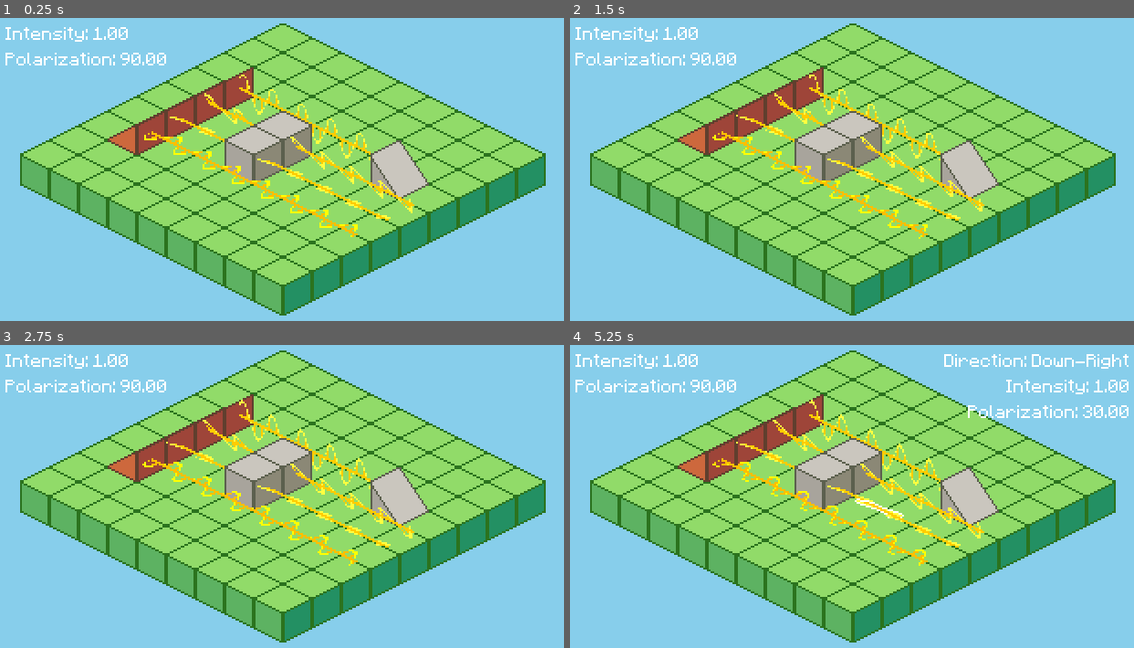
Above: before the commit, frames 1-4 (two rows, left to right).
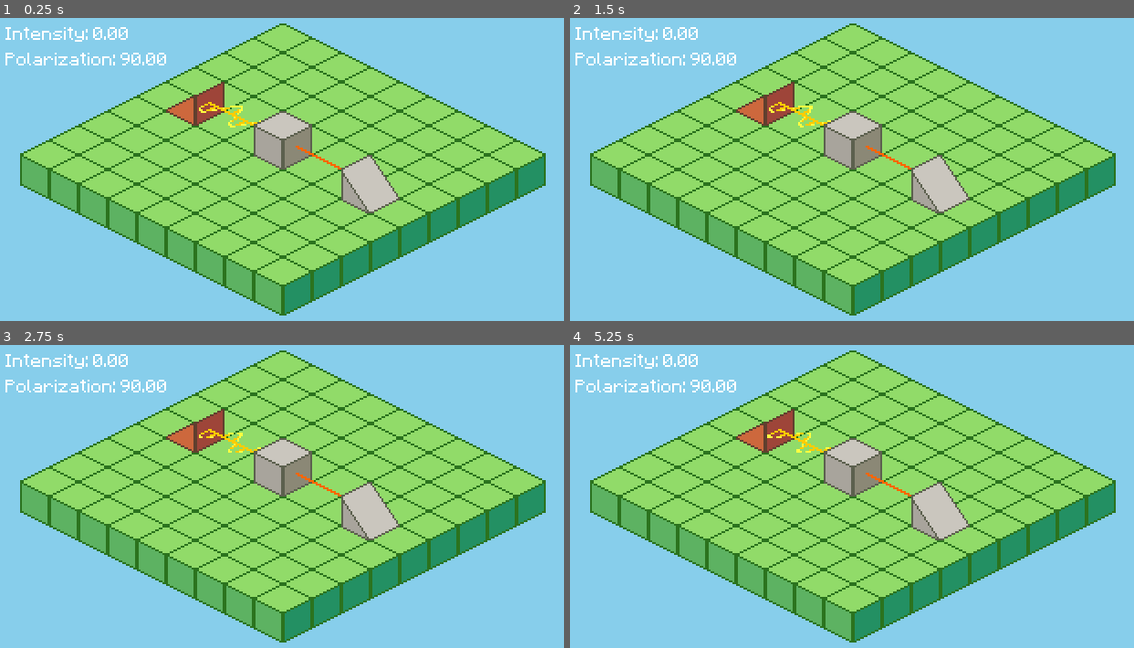
Above: after the commit, the same moments.

Repository: joshmoritty/polarization-puzzle
Game: Godot game, scene res://scenes/game.tscn
Two runs of this game, one before a commit and one after it. Both use one fixed random seed, a clock stepped at 60 frames per second and the inputs below.
Inputs (mouse positions are in pixels of both pictures, inside the frame that each line leads up to):
- Up to frame 1 (0.25 s): no input
- Up to frame 2 (1.5 s): move the mouse to (981, 157) at 0.52 s; click (981, 157) at 0.67 s; drag from (733, 190) to (767, 96) at 1.27 s
- Up to frame 3 (2.75 s): move the mouse to (344, 426) at 2.02 s; click (344, 426) at 2.17 s
- Up to frame 4 (5.25 s): drag from (823, 566) to (823, 481) at 2.77 s; move the mouse to (1026, 548) at 3.52 s; click (1026, 548) at 3.67 s; drag from (677, 451) to (970, 496) at 4.27 s; move the mouse to (880, 499) at 5.02 s; click (880, 499) at 5.17 s

The runs differ from the first frame. In frame 1, 7.4% of the frame differs, in the area x 16-77%, y 3-73%; in frame 2, 7.4%; in frame 3, 7.4%; in frame 4, 8.7%, in the area x 16-100%, y 3-73%.

Commit message:
fix: beam sprite instance parameters not updating

Diff:
--- /dev/null
+++ b/assets/shaders/sine.tres
@@ -0,0 +1,11 @@
+[gd_resource type="ShaderMaterial" load_steps=2 format=3 uid="uid://na807rdmihep"]
+
+[ext_resource type="Shader" uid="uid://q3q37ots3iul" path="res://assets/sine.gdshader" id="1_5y7c5"]
+
+[resource]
+render_priority = 0
+shader = ExtResource("1_5y7c5")
+shader_parameter/wavelength = 0.443
+shader_parameter/speed = 10.0
+shader_parameter/pixel_thickness = 0.5
+shader_parameter/connector_n = 4
--- a/scenes/game.tscn
+++ b/scenes/game.tscn
@@ -1,9 +1,10 @@
-[gd_scene load_steps=69 format=4 uid="uid://c2bso81u5xov"]
+[gd_scene load_steps=44 format=4 uid="uid://c2bso81u5xov"]
 
 [ext_resource type="Script" uid="uid://buo0k0a1ucb80" path="res://scripts/controller.gd" id="1_lbhrr"]
-[ext_resource type="Shader" uid="uid://q3q37ots3iul" path="res://assets/sine.gdshader" id="2_iywne"]
 [ext_resource type="FontFile" uid="uid://b7majbdgh2of0" path="res://assets/fonts/Minecraftia-Regular.ttf" id="2_kvpfn"]
+[ext_resource type="Material" uid="uid://na807rdmihep" path="res://assets/shaders/sine.tres" id="3_dinhu"]
 [ext_resource type="Texture2D" uid="uid://yuoce8fhr0w0" path="res://assets/isometric-sandbox-sheet.png" id="3_p57ef"]
+[ext_resource type="Shader" uid="uid://gsi3gl42edff" path="res://assets/shaders/sine.gdshader" id="4_dinhu"]
 [ext_resource type="Script" uid="uid://chhdq05d72ddm" path="res://scripts/source.gd" id="4_u5sy4"]
 [ext_resource type="Script" uid="uid://nsybol5vh4m7" path="res://scripts/filter.gd" id="5_iywne"]
 [ext_resource type="Script" uid="uid://4kueu8k0s2jv" path="res://scripts/sensor.gd" id="6_p57ef"]
@@ -35,429 +36,112 @@
 Label/fonts/font = ExtResource("2_kvpfn")
 Panel/styles/panel = SubResource("StyleBoxFlat_kvpfn")
 
-[sub_resource type="ShaderMaterial" id="ShaderMaterial_iywne"]
+[sub_resource type="PlaneMesh" id="PlaneMesh_p57ef"]
+material = ExtResource("3_dinhu")
+size = Vector2(0.443, 0.443)
+
+[sub_resource type="PlaneMesh" id="PlaneMesh_0tnpc"]
+material = ExtResource("3_dinhu")
+size = Vector2(0.443, 0.443)
+
+[sub_resource type="ShaderMaterial" id="ShaderMaterial_p57ef"]
 render_priority = 0
-shader = ExtResource("2_iywne")
+shader = ExtResource("4_dinhu")
 shader_parameter/wavelength = 0.443
 shader_parameter/speed = 10.0
 shader_parameter/pixel_thickness = 0.5
 shader_parameter/connector_n = 4
 
-[sub_resource type="PlaneMesh" id="PlaneMesh_p57ef"]
-material = SubResource("ShaderMaterial_iywne")
-size = Vector2(0.443, 0.443)
-
-[sub_resource type="ShaderMaterial" id="ShaderMaterial_u5sy4"]
-render_priority = 0
-shader = ExtResource("2_iywne")
-shader_parameter/wavelength = 0.443
-shader_parameter/speed = 10.0
-shader_parameter/pixel_thickness = 0.5
-shader_parameter/connector_n = 4
-
-[sub_resource type="PlaneMesh" id="PlaneMesh_0tnpc"]
-material = SubResource("ShaderMaterial_u5sy4")
-size = Vector2(0.443, 0.443)
-
-[sub_resource type="Shader" id="Shader_iywne"]
-code = "shader_type spatial;
-render_mode blend_mix, cull_disabled, unshaded;
-
-uniform float wavelength = 0.443;     // world units per cycle (mesh-relative)
-uniform float amplitude = 0.3;     // wave height (in UV units vertically)
-uniform float speed = 10.0;          // animation speed
-
-uniform vec4 wave_color      : source_color = vec4(1.0, 1.0, 0.0, 1.0); // sine wave
-uniform vec4 connector_color : source_color = vec4(1.0, 0.75, 0.0, 1.0); // vertical connectors
-uniform vec4 axis_color      : source_color = vec4(1.0, 0.75, 0.0, 1.0); // horizontal axis
-
-uniform float pixel_thickness = 0.5; // thickness in screen pixels
-uniform int connector_n = 4;         // number of connectors per wavelength
-
-varying vec3 vertex_local;
-
-void vertex() {
-    vertex_local = VERTEX;
-}
-
-void fragment() {
-    // --- Sine wave ---
-    float wave = 0.5 + amplitude * sin((vertex_local.x / wavelength) * 2.0 * PI + TIME * speed);
-
-    float dist_curve = abs(UV.y - wave);
-    float pixel_size_y = fwidth(UV.y);
-    float uv_thickness = pixel_thickness * pixel_size_y;
-    float mask_curve = 1.0 - step(uv_thickness, dist_curve);
-
-    // --- Vertical connector lines ---
-    float interval = wavelength / float(connector_n);
-    float mod_x = abs(mod(vertex_local.x, interval));
-    float dist_interval = min(mod_x, interval - mod_x);
-    float pixel_size_x = fwidth(vertex_local.x);
-    float x_thickness = pixel_thickness * pixel_size_x;
-    float mask_xline = 1.0 - step(x_thickness, dist_interval);
-
-    // Clamp vertically between axis and wave
-    float y_min = min(0.5, wave);
-    float y_max = max(0.5, wave);
-    float in_band = step(y_min, UV.y) * step(UV.y, y_max);
-    float mask_connectors = mask_xline * in_band;
-
-    // --- Horizontal axis line at y = 0.5 ---
-    float dist_axis = abs(UV.y - 0.5);
-    float mask_axis = 1.0 - step(uv_thickness, dist_axis);
-
-    // --- Layering with priority: axis > wave > connector ---
-    vec4 col = connector_color;
-    col = mix(col, wave_color, mask_curve); // wave overrides connectors
-    col = mix(col, axis_color, mask_axis);  // axis overrides wave
-
-    float alpha = clamp(mask_connectors + mask_curve + mask_axis, 0.0, 1.0);
-
-    ALBEDO = col.rgb;
-    ALPHA = alpha;
-}
-"
-
-[sub_resource type="ShaderMaterial" id="ShaderMaterial_p57ef"]
-render_priority = 0
-shader = SubResource("Shader_iywne")
-shader_parameter/wavelength = 0.443
-shader_parameter/amplitude = 0.3
-shader_parameter/speed = 10.0
-shader_parameter/wave_color = Color(1, 1, 0, 1)
-shader_parameter/connector_color = Color(1, 0.75, 0, 1)
-shader_parameter/axis_color = Color(1, 0.75, 0, 1)
-shader_parameter/pixel_thickness = 0.5
-shader_parameter/connector_n = 4
-
 [sub_resource type="PlaneMesh" id="PlaneMesh_u5sy4"]
 material = SubResource("ShaderMaterial_p57ef")
 size = Vector2(0.443, 0.443)
 
-[sub_resource type="Shader" id="Shader_lbhrr"]
-code = "shader_type spatial;
-render_mode blend_mix, cull_disabled, unshaded;
-
-uniform float wavelength = 0.443;     // world units per cycle (mesh-relative)
-instance uniform float amplitude = 0.3;        // wave height (in UV units vertically)
-uniform float speed = 10.0;           // animation speed
-
-instance uniform vec4 wave_color      : source_color = vec4(1.0, 1.0, 0.0, 1.0); // sine wave
-instance uniform vec4 connector_color : source_color = vec4(1.0, 0.75, 0.0, 1.0); // vertical connectors
-instance uniform vec4 axis_color      : source_color = vec4(1.0, 0.75, 0.0, 1.0); // horizontal axis
-
-uniform float pixel_thickness = 0.5; // thickness in screen pixels
-uniform int connector_n = 4;         // number of connectors per wavelength
-
-varying vec3 vertex_local;
-
-void vertex() {
-    vertex_local = VERTEX;
-}
-
-void fragment() {
-    // --- Sine wave ---
-    float wave = 0.5 + amplitude * sin((vertex_local.x / wavelength) * 2.0 * PI + TIME * speed);
-
-    float dist_curve = abs(UV.y - wave);
-    float pixel_size_y = fwidth(UV.y);
-    float uv_thickness = pixel_thickness * pixel_size_y;
-    float mask_curve = 1.0 - step(uv_thickness, dist_curve);
-
-    // --- Vertical connector lines ---
-    float interval = wavelength / float(connector_n);
-    float mod_x = abs(mod(vertex_local.x, interval));
-    float dist_interval = min(mod_x, interval - mod_x);
-    float pixel_size_x = fwidth(vertex_local.x);
-    float x_thickness = pixel_thickness * pixel_size_x;
-    float mask_xline = 1.0 - step(x_thickness, dist_interval);
-
-    float y_min = min(0.5, wave);
-    float y_max = max(0.5, wave);
-    float in_band = step(y_min, UV.y) * step(UV.y, y_max);
-    float mask_connectors = mask_xline * in_band;
-
-    // --- Horizontal axis line at y = 0.5 ---
-    float dist_axis = abs(UV.y - 0.5);
-    float mask_axis = 1.0 - step(uv_thickness, dist_axis);
-
-    // --- Base color: connector layer ---
-    vec4 col = connector_color * mask_connectors;
-
-    // wave overrides connectors
-    col = mix(col, wave_color, mask_curve);
-
-    // axis overrides wave
-    col = mix(col, axis_color, mask_axis);
-
-    ALBEDO = col.rgb;
-    ALPHA  = col.a;
-}
-"
-
-[sub_resource type="ShaderMaterial" id="ShaderMaterial_0tnpc"]
-render_priority = 0
-shader = SubResource("Shader_lbhrr")
-shader_parameter/wavelength = 0.443
-shader_parameter/speed = 10.0
-shader_parameter/pixel_thickness = 0.5
-shader_parameter/connector_n = 4
-
 [sub_resource type="PlaneMesh" id="PlaneMesh_vtaks"]
-material = SubResource("ShaderMaterial_0tnpc")
-size = Vector2(0.443, 0.443)
-
-[sub_resource type="ShaderMaterial" id="ShaderMaterial_kvpfn"]
-render_priority = 0
-shader = SubResource("Shader_lbhrr")
-shader_parameter/wavelength = 0.443
-shader_parameter/speed = 10.0
-shader_parameter/pixel_thickness = 0.5
-shader_parameter/connector_n = 4
+material = ExtResource("3_dinhu")
+size = Vector2(0.443, 0.443)
 
 [sub_resource type="PlaneMesh" id="PlaneMesh_dinhu"]
-material = SubResource("ShaderMaterial_kvpfn")
-size = Vector2(0.443, 0.443)
-
-[sub_resource type="ShaderMaterial" id="ShaderMaterial_kvuet"]
-render_priority = 0
-shader = SubResource("Shader_lbhrr")
-shader_parameter/wavelength = 0.443
-shader_parameter/speed = 10.0
-shader_parameter/pixel_thickness = 0.5
-shader_parameter/connector_n = 4
+material = ExtResource("3_dinhu")
+size = Vector2(0.443, 0.443)
 
 [sub_resource type="PlaneMesh" id="PlaneMesh_trtic"]
-material = SubResource("ShaderMaterial_kvuet")
-size = Vector2(0.443, 0.443)
-
-[sub_resource type="ShaderMaterial" id="ShaderMaterial_ir15t"]
-render_priority = 0
-shader = SubResource("Shader_lbhrr")
-shader_parameter/wavelength = 0.443
-shader_parameter/speed = 10.0
-shader_parameter/pixel_thickness = 0.5
-shader_parameter/connector_n = 4
+material = ExtResource("3_dinhu")
+size = Vector2(0.443, 0.443)
 
 [sub_resource type="PlaneMesh" id="PlaneMesh_ca42v"]
-material = SubResource("ShaderMaterial_ir15t")
-size = Vector2(0.443, 0.443)
-
-[sub_resource type="ShaderMaterial" id="ShaderMaterial_rysoc"]
-render_priority = 0
-shader = SubResource("Shader_lbhrr")
-shader_parameter/wavelength = 0.443
-shader_parameter/speed = 10.0
-shader_parameter/pixel_thickness = 0.5
-shader_parameter/connector_n = 4
+material = ExtResource("3_dinhu")
+size = Vector2(0.443, 0.443)
 
 [sub_resource type="PlaneMesh" id="PlaneMesh_ssvqc"]
-material = SubResource("ShaderMaterial_rysoc")
-size = Vector2(0.443, 0.443)
-
-[sub_resource type="ShaderMaterial" id="ShaderMaterial_264po"]
-render_priority = 0
-shader = SubResource("Shader_lbhrr")
-shader_parameter/wavelength = 0.443
-shader_parameter/speed = 10.0
-shader_parameter/pixel_thickness = 0.5
-shader_parameter/connector_n = 4
+material = ExtResource("3_dinhu")
+size = Vector2(0.443, 0.443)
 
 [sub_resource type="PlaneMesh" id="PlaneMesh_1kice"]
-material = SubResource("ShaderMaterial_264po")
-size = Vector2(0.443, 0.443)
-
-[sub_resource type="ShaderMaterial" id="ShaderMaterial_5newe"]
-render_priority = 0
-shader = SubResource("Shader_lbhrr")
-shader_parameter/wavelength = 0.443
-shader_parameter/speed = 10.0
-shader_parameter/pixel_thickness = 0.5
-shader_parameter/connector_n = 4
+material = ExtResource("3_dinhu")
+size = Vector2(0.443, 0.443)
 
 [sub_resource type="PlaneMesh" id="PlaneMesh_37s47"]
-material = SubResource("ShaderMaterial_5newe")
-size = Vector2(0.443, 0.443)
-
-[sub_resource type="ShaderMaterial" id="ShaderMaterial_bt5mj"]
-render_priority = 0
-shader = SubResource("Shader_lbhrr")
-shader_parameter/wavelength = 0.443
-shader_parameter/speed = 10.0
-shader_parameter/pixel_thickness = 0.5
-shader_parameter/connector_n = 4
+material = ExtResource("3_dinhu")
+size = Vector2(0.443, 0.443)
 
 [sub_resource type="PlaneMesh" id="PlaneMesh_e1j6l"]
-material = SubResource("ShaderMaterial_bt5mj")
-size = Vector2(0.443, 0.443)
-
-[sub_resource type="ShaderMaterial" id="ShaderMaterial_pl11u"]
-render_priority = 0
-shader = SubResource("Shader_lbhrr")
-shader_parameter/wavelength = 0.443
-shader_parameter/speed = 10.0
-shader_parameter/pixel_thickness = 0.5
-shader_parameter/connector_n = 4
+material = ExtResource("3_dinhu")
+size = Vector2(0.443, 0.443)
 
 [sub_resource type="PlaneMesh" id="PlaneMesh_bhx41"]
-material = SubResource("ShaderMaterial_pl11u")
-size = Vector2(0.443, 0.443)
-
-[sub_resource type="ShaderMaterial" id="ShaderMaterial_qnb83"]
-render_priority = 0
-shader = SubResource("Shader_lbhrr")
-shader_parameter/wavelength = 0.443
-shader_parameter/speed = 10.0
-shader_parameter/pixel_thickness = 0.5
-shader_parameter/connector_n = 4
+material = ExtResource("3_dinhu")
+size = Vector2(0.443, 0.443)
 
 [sub_resource type="PlaneMesh" id="PlaneMesh_sww3w"]
-material = SubResource("ShaderMaterial_qnb83")
-size = Vector2(0.443, 0.443)
-
-[sub_resource type="ShaderMaterial" id="ShaderMaterial_suyxu"]
-render_priority = 0
-shader = SubResource("Shader_lbhrr")
-shader_parameter/wavelength = 0.443
-shader_parameter/speed = 10.0
-shader_parameter/pixel_thickness = 0.5
-shader_parameter/connector_n = 4
+material = ExtResource("3_dinhu")
+size = Vector2(0.443, 0.443)
 
 [sub_resource type="PlaneMesh" id="PlaneMesh_sgl2t"]
-material = SubResource("ShaderMaterial_suyxu")
-size = Vector2(0.443, 0.443)
-
-[sub_resource type="ShaderMaterial" id="ShaderMaterial_qouja"]
-render_priority = 0
-shader = SubResource("Shader_lbhrr")
-shader_parameter/wavelength = 0.443
-shader_parameter/speed = 10.0
-shader_parameter/pixel_thickness = 0.5
-shader_parameter/connector_n = 4
+material = ExtResource("3_dinhu")
+size = Vector2(0.443, 0.443)
 
 [sub_resource type="PlaneMesh" id="PlaneMesh_wljb1"]
-material = SubResource("ShaderMaterial_qouja")
-size = Vector2(0.443, 0.443)
-
-[sub_resource type="ShaderMaterial" id="ShaderMaterial_v2yb1"]
-render_priority = 0
-shader = SubResource("Shader_lbhrr")
-shader_parameter/wavelength = 0.443
-shader_parameter/speed = 10.0
-shader_parameter/pixel_thickness = 0.5
-shader_parameter/connector_n = 4
+material = ExtResource("3_dinhu")
+size = Vector2(0.443, 0.443)
 
 [sub_resource type="PlaneMesh" id="PlaneMesh_js0lu"]
-material = SubResource("ShaderMaterial_v2yb1")
-size = Vector2(0.443, 0.443)
-
-[sub_resource type="ShaderMaterial" id="ShaderMaterial_gxtfn"]
-render_priority = 0
-shader = SubResource("Shader_lbhrr")
-shader_parameter/wavelength = 0.443
-shader_parameter/speed = 10.0
-shader_parameter/pixel_thickness = 0.5
-shader_parameter/connector_n = 4
+material = ExtResource("3_dinhu")
+size = Vector2(0.443, 0.443)
 
 [sub_resource type="PlaneMesh" id="PlaneMesh_twgab"]
-material = SubResource("ShaderMaterial_gxtfn")
-size = Vector2(0.443, 0.443)
-
-[sub_resource type="ShaderMaterial" id="ShaderMaterial_02fa5"]
-render_priority = 0
-shader = SubResource("Shader_lbhrr")
-shader_parameter/wavelength = 0.443
-shader_parameter/speed = 10.0
-shader_parameter/pixel_thickness = 0.5
-shader_parameter/connector_n = 4
+material = ExtResource("3_dinhu")
+size = Vector2(0.443, 0.443)
 
 [sub_resource type="PlaneMesh" id="PlaneMesh_nepv3"]
-material = SubResource("ShaderMaterial_02fa5")
-size = Vector2(0.443, 0.443)
-
-[sub_resource type="ShaderMaterial" id="ShaderMaterial_7025r"]
-render_priority = 0
-shader = SubResource("Shader_lbhrr")
-shader_parameter/wavelength = 0.443
-shader_parameter/speed = 10.0
-shader_parameter/pixel_thickness = 0.5
-shader_parameter/connector_n = 4
+material = ExtResource("3_dinhu")
+size = Vector2(0.443, 0.443)
 
 [sub_resource type="PlaneMesh" id="PlaneMesh_m4url"]
-material = SubResource("ShaderMaterial_7025r")
-size = Vector2(0.443, 0.443)
-
-[sub_resource type="ShaderMaterial" id="ShaderMaterial_8ool0"]
-render_priority = 0
-shader = SubResource("Shader_lbhrr")
-shader_parameter/wavelength = 0.443
-shader_parameter/speed = 10.0
-shader_parameter/pixel_thickness = 0.5
-shader_parameter/connector_n = 4
+material = ExtResource("3_dinhu")
+size = Vector2(0.443, 0.443)
 
 [sub_resource type="PlaneMesh" id="PlaneMesh_pr1ej"]
-material = SubResource("ShaderMaterial_8ool0")
-size = Vector2(0.443, 0.443)
-
-[sub_resource type="ShaderMaterial" id="ShaderMaterial_05nbr"]
-render_priority = 0
-shader = SubResource("Shader_lbhrr")
-shader_parameter/wavelength = 0.443
-shader_parameter/speed = 10.0
-shader_parameter/pixel_thickness = 0.5
-shader_parameter/connector_n = 4
+material = ExtResource("3_dinhu")
+size = Vector2(0.443, 0.443)
 
 [sub_resource type="PlaneMesh" id="PlaneMesh_0sl42"]
-material = SubResource("ShaderMaterial_05nbr")
-size = Vector2(0.443, 0.443)
-
-[sub_resource type="ShaderMaterial" id="ShaderMaterial_oaba0"]
-render_priority = 0
-shader = SubResource("Shader_lbhrr")
-shader_parameter/wavelength = 0.443
-shader_parameter/speed = 10.0
-shader_parameter/pixel_thickness = 0.5
-shader_parameter/connector_n = 4
+material = ExtResource("3_dinhu")
+size = Vector2(0.443, 0.443)
 
 [sub_resource type="PlaneMesh" id="PlaneMesh_458eo"]
-material = SubResource("ShaderMaterial_oaba0")
-size = Vector2(0.443, 0.443)
-
-[sub_resource type="ShaderMaterial" id="ShaderMaterial_h3rex"]
-render_priority = 0
-shader = SubResource("Shader_lbhrr")
-shader_parameter/wavelength = 0.443
-shader_parameter/speed = 10.0
-shader_parameter/pixel_thickness = 0.5
-shader_parameter/connector_n = 4
+material = ExtResource("3_dinhu")
+size = Vector2(0.443, 0.443)
 
 [sub_resource type="PlaneMesh" id="PlaneMesh_fedci"]
-material = SubResource("ShaderMaterial_h3rex")
-size = Vector2(0.443, 0.443)
-
-[sub_resource type="ShaderMaterial" id="ShaderMaterial_8qswn"]
-render_priority = 0
-shader = SubResource("Shader_lbhrr")
-shader_parameter/wavelength = 0.443
-shader_parameter/speed = 10.0
-shader_parameter/pixel_thickness = 0.5
-shader_parameter/connector_n = 4
+material = ExtResource("3_dinhu")
+size = Vector2(0.443, 0.443)
 
 [sub_resource type="PlaneMesh" id="PlaneMesh_rm0al"]
-material = SubResource("ShaderMaterial_8qswn")
-size = Vector2(0.443, 0.443)
-
-[sub_resource type="ShaderMaterial" id="ShaderMaterial_i4re6"]
-render_priority = 0
-shader = SubResource("Shader_lbhrr")
-shader_parameter/wavelength = 0.443
-shader_parameter/speed = 10.0
-shader_parameter/pixel_thickness = 0.5
-shader_parameter/connector_n = 4
+material = ExtResource("3_dinhu")
+size = Vector2(0.443, 0.443)
 
 [sub_resource type="PlaneMesh" id="PlaneMesh_pf7vy"]
-material = SubResource("ShaderMaterial_i4re6")
+material = ExtResource("3_dinhu")
 size = Vector2(0.443, 0.443)
 
 [sub_resource type="TileSetAtlasSource" id="TileSetAtlasSource_e2o6t"]
@@ -737,51 +421,20 @@
 script = ExtResource("4_u5sy4")
 dir = 1
 intensity = 1
-polar = 60
 
 [node name="Filter2" type="Sprite2D" parent="ObjectTiles"]
-position = Vector2(-16, -8)
-texture = ExtResource("6_vtaks")
-script = ExtResource("5_iywne")
-dir = 1
-polar = 30
-
-[node name="Filter" type="Sprite2D" parent="ObjectTiles"]
 position = Vector2(0, -16)
 texture = ExtResource("6_vtaks")
 script = ExtResource("5_iywne")
 dir = 1
-polar = 60
+polar = 90
 
 [node name="Sensor" type="Sprite2D" parent="ObjectTiles"]
-position = Vector2(64, 0)
+position = Vector2(48, 8)
 texture = ExtResource("7_kvpfn")
 script = ExtResource("6_p57ef")
 dir = 1
 
-[node name="Source2" type="Sprite2D" parent="ObjectTiles"]
-position = Vector2(-80, -24)
-texture = ExtResource("9_dinhu")
-script = ExtResource("4_u5sy4")
-dir = 1
-intensity = 1
-
-[node name="Source3" type="Sprite2D" parent="ObjectTiles"]
-position = Vector2(-32, -48)
-texture = ExtResource("9_dinhu")
-script = ExtResource("4_u5sy4")
-dir = 1
-intensity = 1
-polar = 90
-
-[node name="Source4" type="Sprite2D" parent="ObjectTiles"]
-position = Vector2(-64, -32)
-texture = ExtResource("9_dinhu")
-script = ExtResource("4_u5sy4")
-dir = 1
-intensity = 1
-polar = 30
-
 [node name="Camera" type="Camera2D" parent="."]
 position = Vector2(160, 90)
 script = ExtResource("7_u5sy4")
--- a/scripts/beam.gd
+++ b/scripts/beam.gd
@@ -16,7 +16,6 @@
 	data = p_data
 	from = p_from
 	controller = p_controller
-	print(controller)
 
 	build()
 
